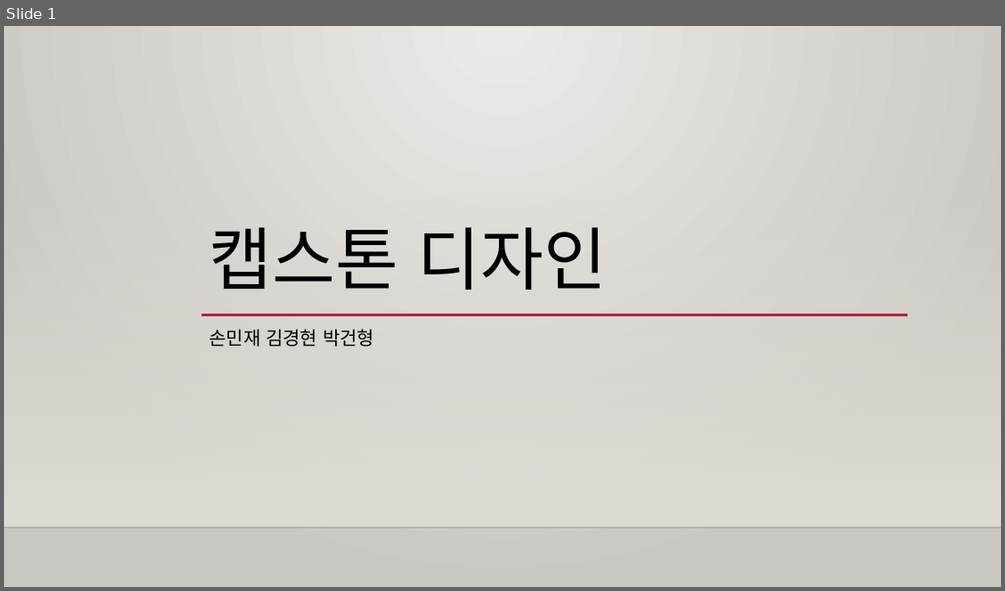
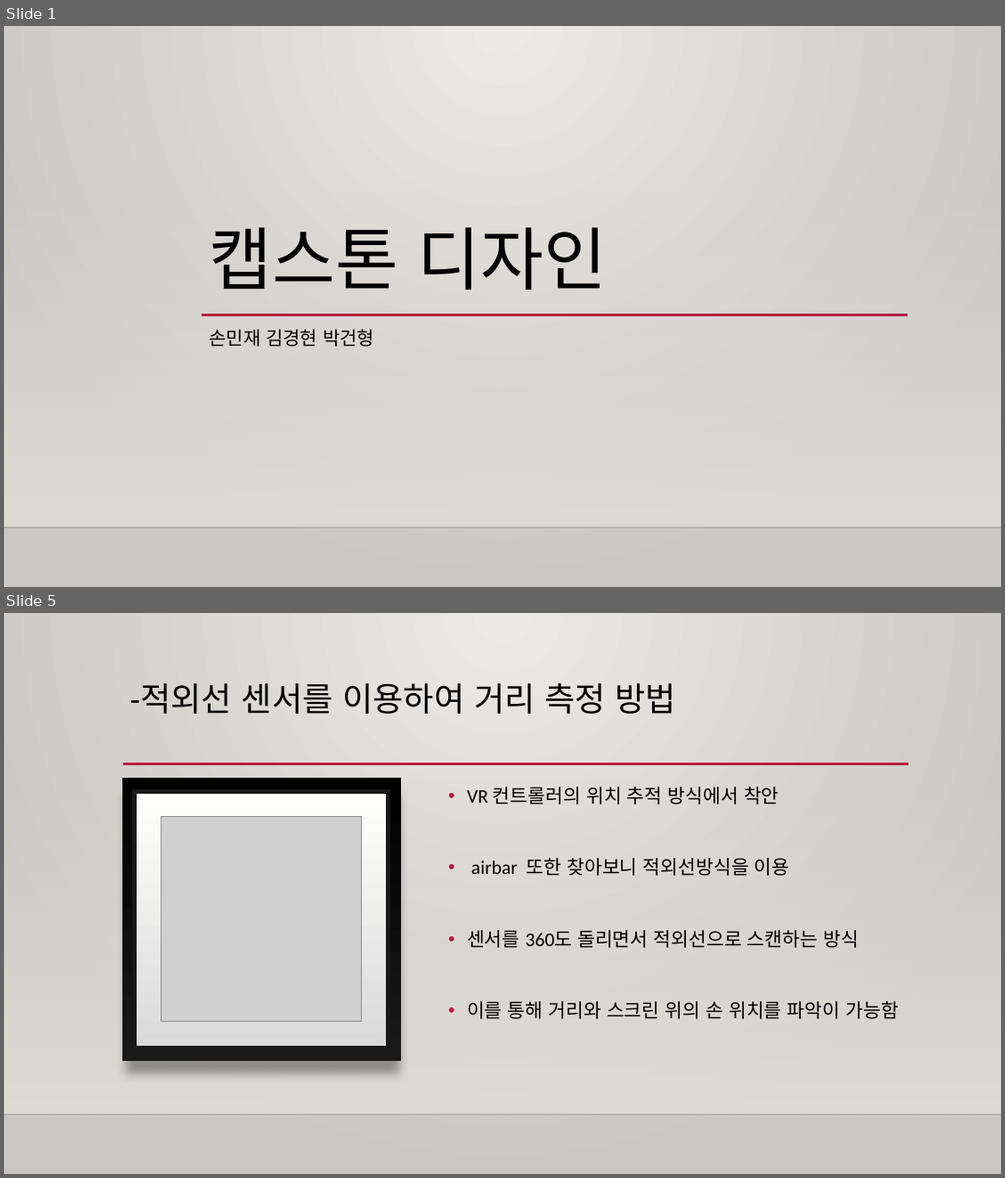
Before and after one commit to Capstone-Design/Documents, a slide deck: 캡스톤디자인발표.pptx. Shown one above the other, each under a label of ours: slide 1 before the commit, slides 1 and 5 after it; the slides between them are not shown. The pictures are 1005x591 and 1005x1178 pixels, drawn with LibreOffice and Linux fonts; fonts in the diff are those of the drawing; grey boxes stand for pictures; background and template pictures are left out. Boxes give left, top, right and bottom in pixels: in the first picture for what was removed or moved away, otherwise in the second. Text is boxed around its words. In the diff, an @@ line names an element or a change of style, - is before the commit and + after.

```diff
--- a/캡스톤디자인발표.pptx
+++ b/캡스톤디자인발표.pptx
@@ slide 5 added at [4, 613, 1001, 1174], background gradient #ECEAE7 to #CAC7C1; not listed: 2 template elements that a slide beside it also shows @@
@@ title added at [130, 683, 676, 714], 32 pt, text #000000 @@
+-적외선 센서를 이용하여 거리 측정 방법
@@ line added from (123, 764) to (909, 764), #B71E42 2.5 pt @@
@@ rectangle added at [122, 778, 401, 1060], fill gradient #000001 to #191919 @@
@@ rectangle added at [134, 792, 388, 1047], fill gradient #DADADA to #FFFFFE, outline #191919 4 pt @@
@@ text added at [467, 787, 898, 1019], 18.5 pt, text #000000 @@
+• VR 컨트롤러의 위치 추적 방식에서 착안
+• airbar 또한 찾아보니 적외선방식을 이용
+• 센서를 360도 돌리면서 적외선으로 스캔하는 방식
+• 이를 통해 거리와 스크린 위의 손 위치를 파악이 가능함
@@ picture added at [161, 817, 362, 1022] @@
```
Also in this commit, not shown: 1 slide changed, 5 other slides added, 1 slide removed.
